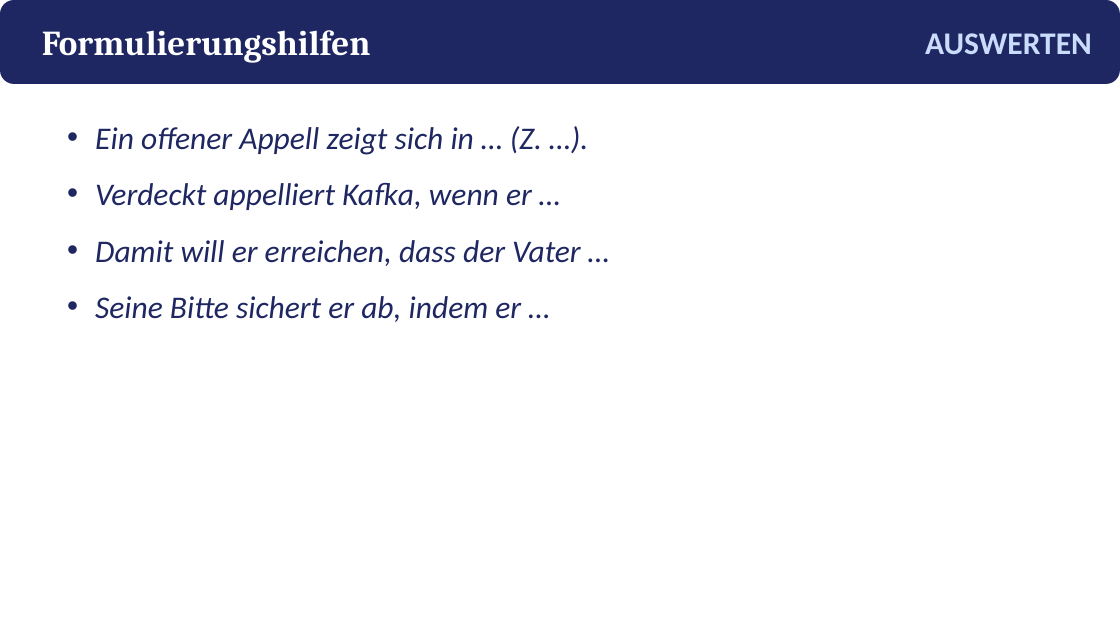
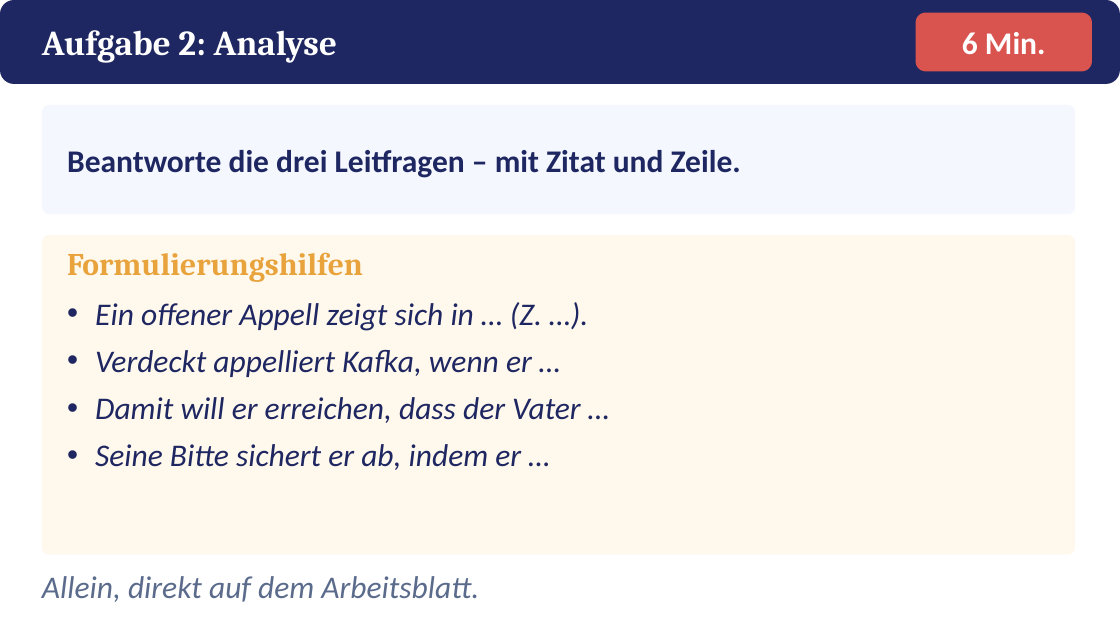
Before and after one commit to golzkonstantin-gif/Schule, a slide deck: slide 13 of Deutsch_11/Kafka_Appell/Praesentation_Kafkas_Appell.pptx (slide 12 before the commit). Drawn at 1120x630 pixels with LibreOffice and Linux fonts; fonts in the diff are those of the drawing. Boxes give left, top, right and bottom in pixels: in the first picture for what was removed or moved away, otherwise in the second. Text is boxed around its words. In the diff, an @@ line names an element or a change of style, - is before the commit and + after.

```diff
--- a/Deutsch_11/Kafka_Appell/Praesentation_Kafkas_Appell.pptx
+++ b/Deutsch_11/Kafka_Appell/Praesentation_Kafkas_Appell.pptx
@@ rounded rectangle added at (916, 13, 1092, 71), fill #D9534F @@
@@ text at (42, 30, 337, 63): text changed @@
-Formulierungshilfen
+Aufgabe 2: Analyse
@@ text removed at (925, 33, 1092, 54) @@
-AUSWERTEN
@@ text added at (962, 32, 1046, 54), 27 pt, text #FFFFFF, bold @@
+6 Min.
@@ rounded rectangle added at (42, 105, 1075, 214), fill #F4F7FD @@
@@ text added at (67, 150, 741, 178), 27 pt, text #1E2761, bold @@
+Beantworte die drei Leitfragen – mit Zitat und Zeile.
@@ rounded rectangle added at (42, 235, 1075, 555), fill #FFF8EC @@
@@ text added at (67, 252, 363, 282), 27 pt, text #E8A33D, bold @@
+Formulierungshilfen
@@ text "Ein offener Appell zeigt sich ...": place and size @@
-text "Ein offener Appell zeigt sich ..." at (95, 126, 581, 322)
+text "Ein offener Appell zeigt sich ..." at (95, 302, 581, 470)
@@ text "Ein offener Appell zeigt sich ..." at (95, 302, 581, 470): less space between paragraphs @@
@@ text added at (42, 576, 479, 602), 27 pt, text #5B6B8C, italic @@
+Allein, direkt auf dem Arbeitsblatt.
```
Also in this commit, not shown: 2 other slides changed, 3 slides added, 1 slide removed, 8 other files.
